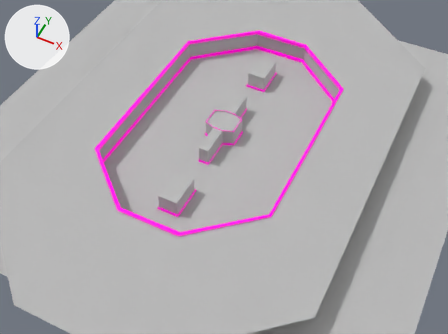
What one commit did to the FBX model Assets/Models/Level.fbx.
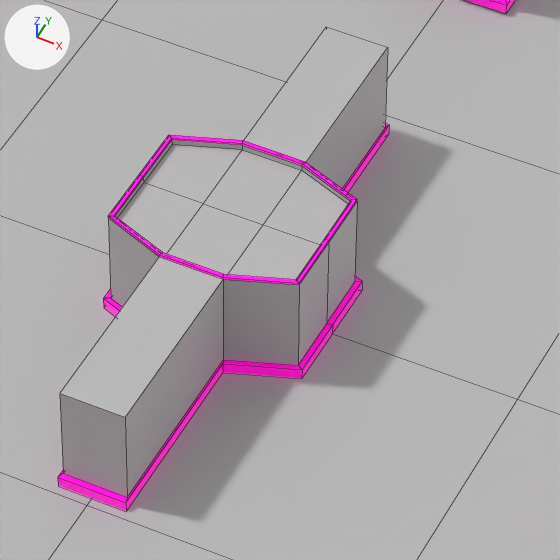
Old and new are each drawn from a 50 mm lens placed at (2.854, -5.707, 6.429), pointed at (0.193, -0.385, -0.224) and again close up on the part from 42% to 61% of the width and 27% to 52% of the height. Every picture has the same lights, and +X, +Y and +Z are marked at upper left. The close-ups show mesh edges as thin lines. Where no turn or scale is listed for an object, it has been applied to the vertices.

Objects in the first close-up: 'floor', 'middle_obj'.
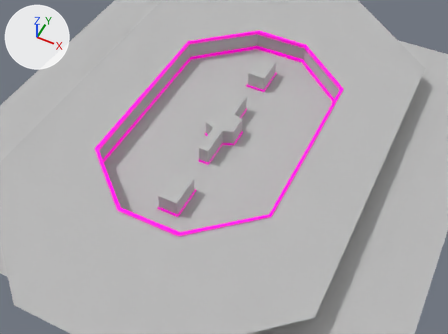
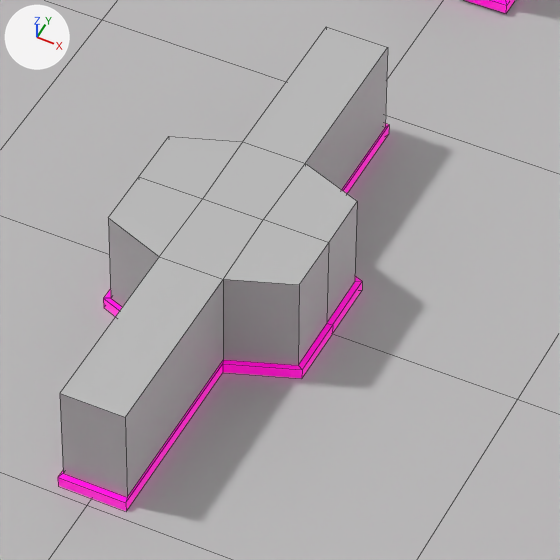
The change, as a list of edits to the scene's bpy script:
```text
Change me_mesh:
    used by ob_middle_obj; location = (0.0, 0.0, 0.279)
    remove me_mesh.from_pydata(...)  # 112 vertices, 106 faces; spans x -0.234..0.234, y -0.641..0.611, z -0.263..0.005
    add me_mesh.from_pydata(...)  # 72 vertices, 66 faces; spans x -0.234..0.234, y -0.641..0.611, z -0.263..0.001
    me_mesh part 1
    42 vertices are removed from x -0.22..0.22, y -0.192..0.192, z -0.013..0.005
    46 faces are deleted
    2 vertices are added at (-0.07, 0.0, 0.001), (0.07, 0.0, 0.001)
    6 new faces join them, mat_lambert1 (grey #bcbcbc)
```

Location of each change, [x1, y1, x2, y2] in pixels of the close-ups (560 x 560 px):
part 1 of me_mesh, cut back
    before: [108, 135, 357, 285]
    after: [108, 136, 357, 285]
